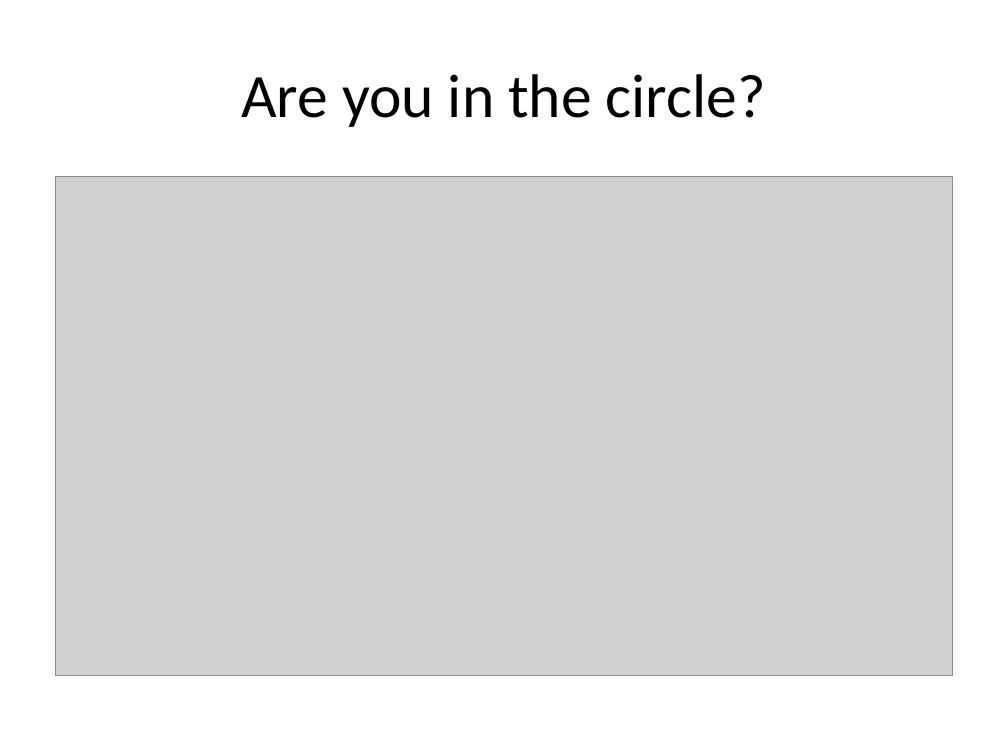
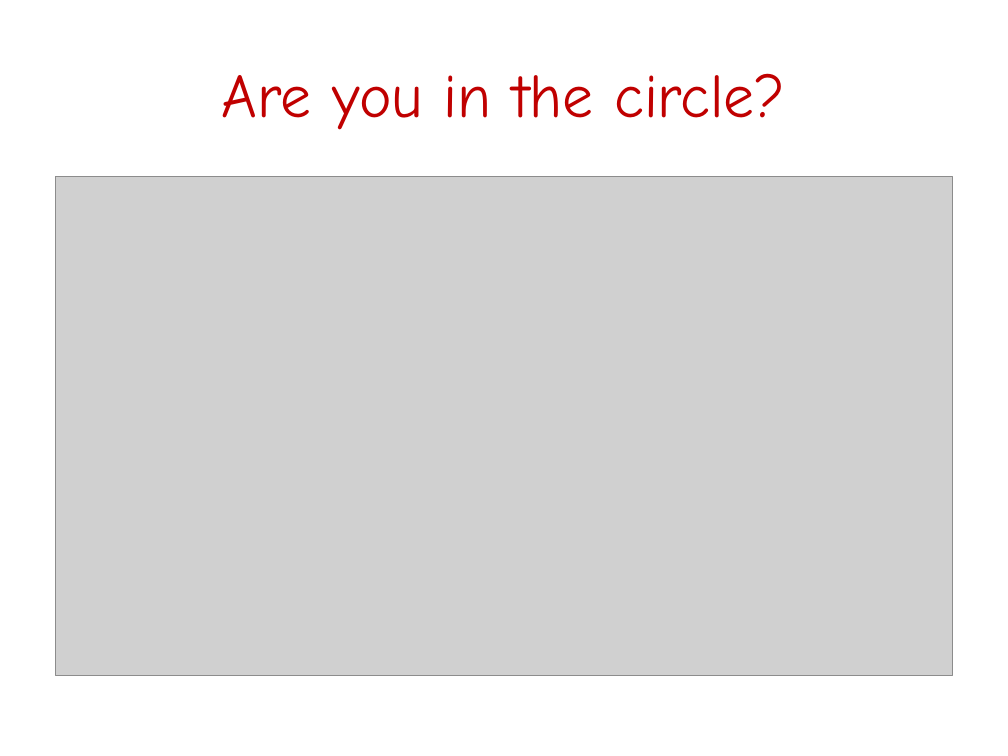
Before and after one commit to FeedMapping/Schema, a slide deck: slide 2 of slide/ppt/WhyMapping.pptx. Drawn at 1008x756 pixels with LibreOffice and Linux fonts; fonts in the diff are those of the drawing; grey boxes stand for pictures. Boxes give left, top, right and bottom in pixels: in the first picture for what was removed or moved away, otherwise in the second. Text is boxed around its words. In the diff, an @@ line names an element or a change of style, - is before the commit and + after.

```diff
--- a/slide/ppt/WhyMapping.pptx
+++ b/slide/ppt/WhyMapping.pptx
@@ title "Are you in the circle?" at [222, 73, 785, 130]: font Calibri to Comic Neue, text colour #000000 to #C00000 @@
```
Also in this commit, not shown: 10 other slides changed.
